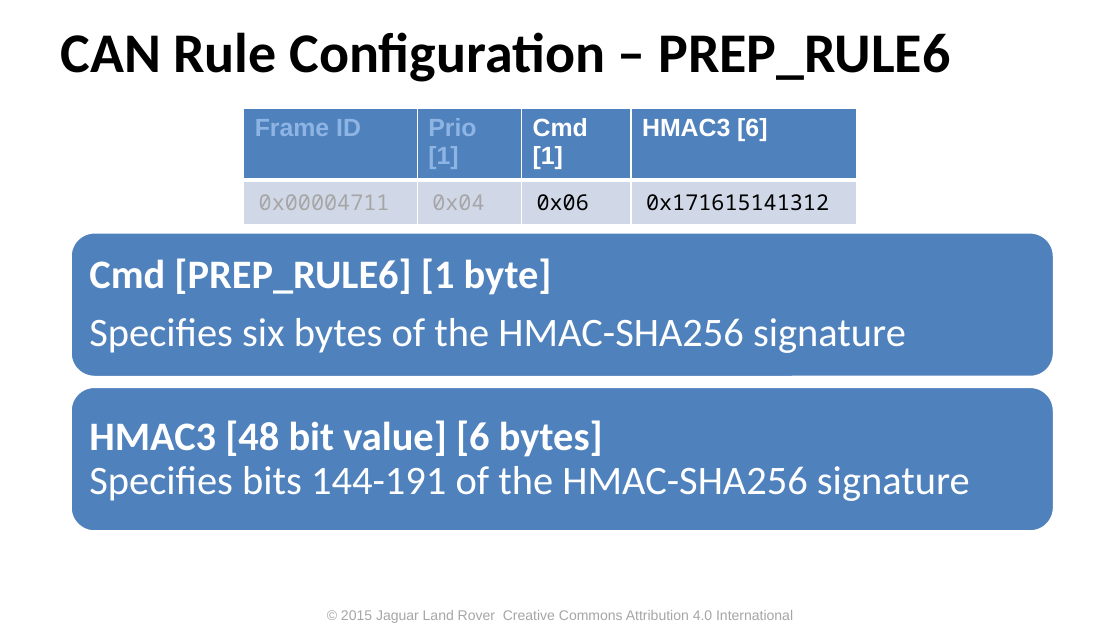
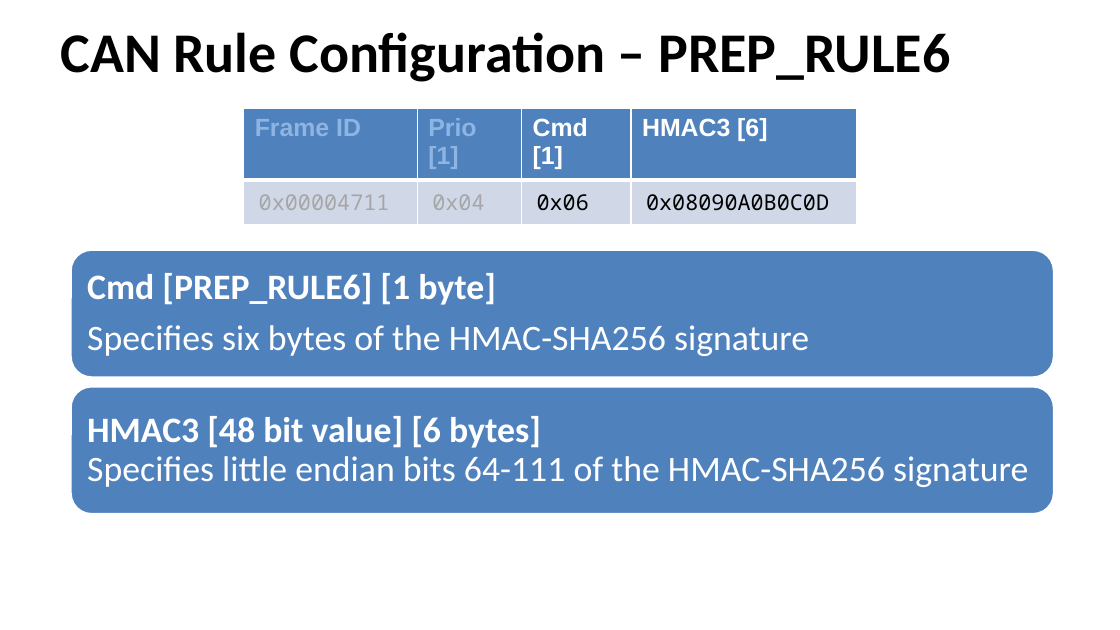
Before and after one commit to PDXostc/canfw, a slide deck: slide 15 of doc/CAN Firewall.pptx. Drawn at 1120x630 pixels with LibreOffice and Linux fonts; fonts in the diff are those of the drawing; background and template pictures are left out. Boxes give left, top, right and bottom in pixels: in the first picture for what was removed or moved away, otherwise in the second. Text is boxed around its words. In the diff, an @@ line names an element or a change of style, - is before the commit and + after.

```diff
--- a/doc/CAN Firewall.pptx
+++ b/doc/CAN Firewall.pptx
@@ table at <box>244,109,858,215</box> @@
-row 2, column 4: 0x171615141312
+row 2, column 4: 0x08090A0B0C0D
@@ rounded rectangle: place and size @@
-rounded rectangle at <box>71,232,1055,377</box>
+rounded rectangle at <box>71,250,1055,379</box>
@@ text "Cmd [PREP_RULE6] [1 byte]": place and size @@
-text "Cmd [PREP_RULE6] [1 byte]" at <box>89,258,906,353</box>
+text "Cmd [PREP_RULE6] [1 byte]" at <box>87,273,809,356</box>
@@ text "Cmd [PREP_RULE6] [1 byte]" at <box>87,273,809,356</box>: size 26 to 23 pt; less space between paragraphs @@
@@ rounded rectangle: place and size @@
-rounded rectangle at <box>71,386,1055,532</box>
+rounded rectangle at <box>71,386,1055,515</box>
@@ text at <box>87,416,1028,487</box>: text changed; size 26 to 23 pt @@
-HMAC3 [48 bit value] [6 bytes]
-Specifies bits 144-191 of the HMAC-SHA256 signature
+HMAC3 [48 bit value] [6 bytes]
+Specifies little endian bits 64-111 of the HMAC-SHA256 signature
@@ text removed at <box>341,610,793,623</box> @@
-© 2015 Jaguar Land Rover Creative Commons Attribution 4.0 International
```
Also in this commit, not shown: 20 other slides changed, 1 slide added, 1 other file.
